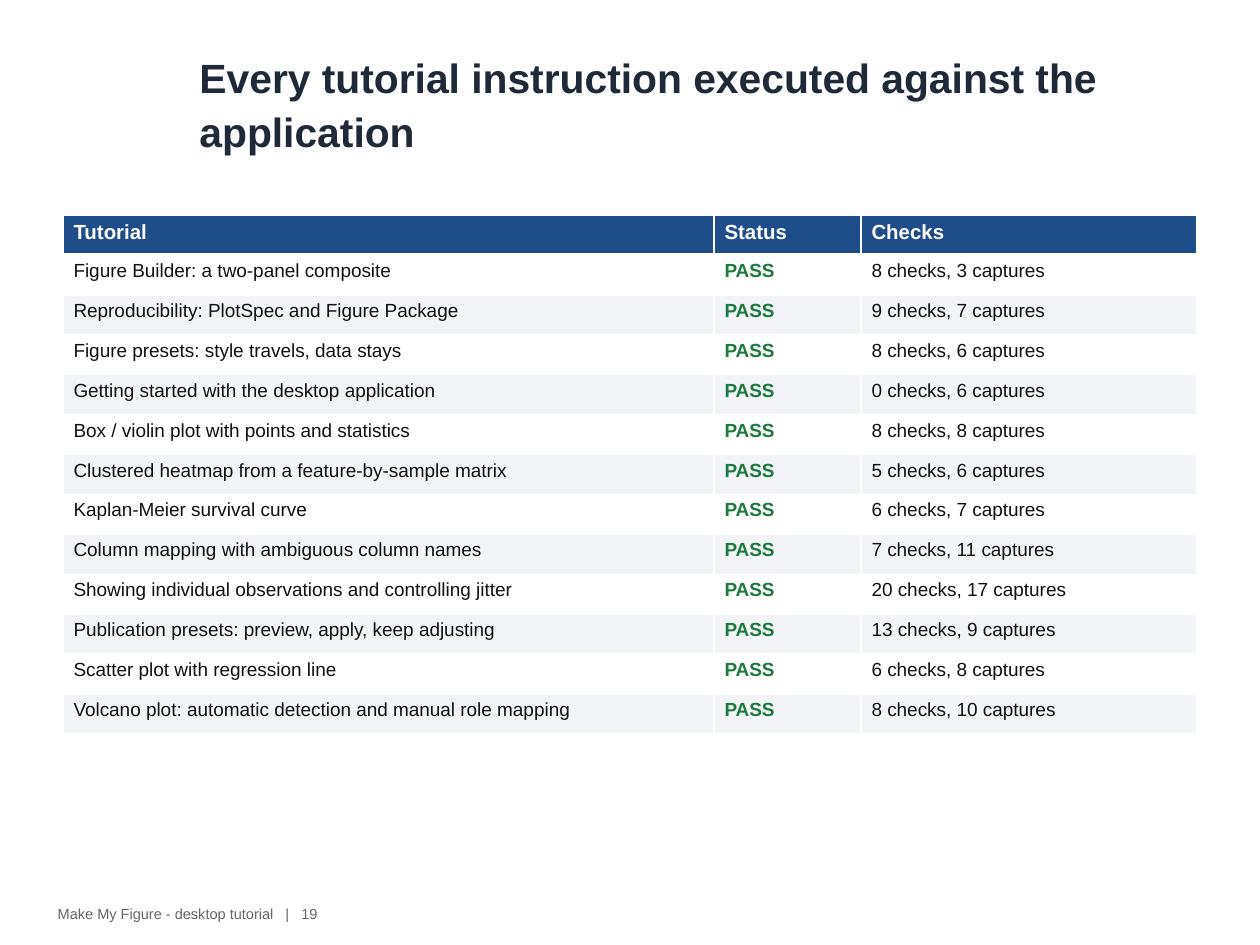
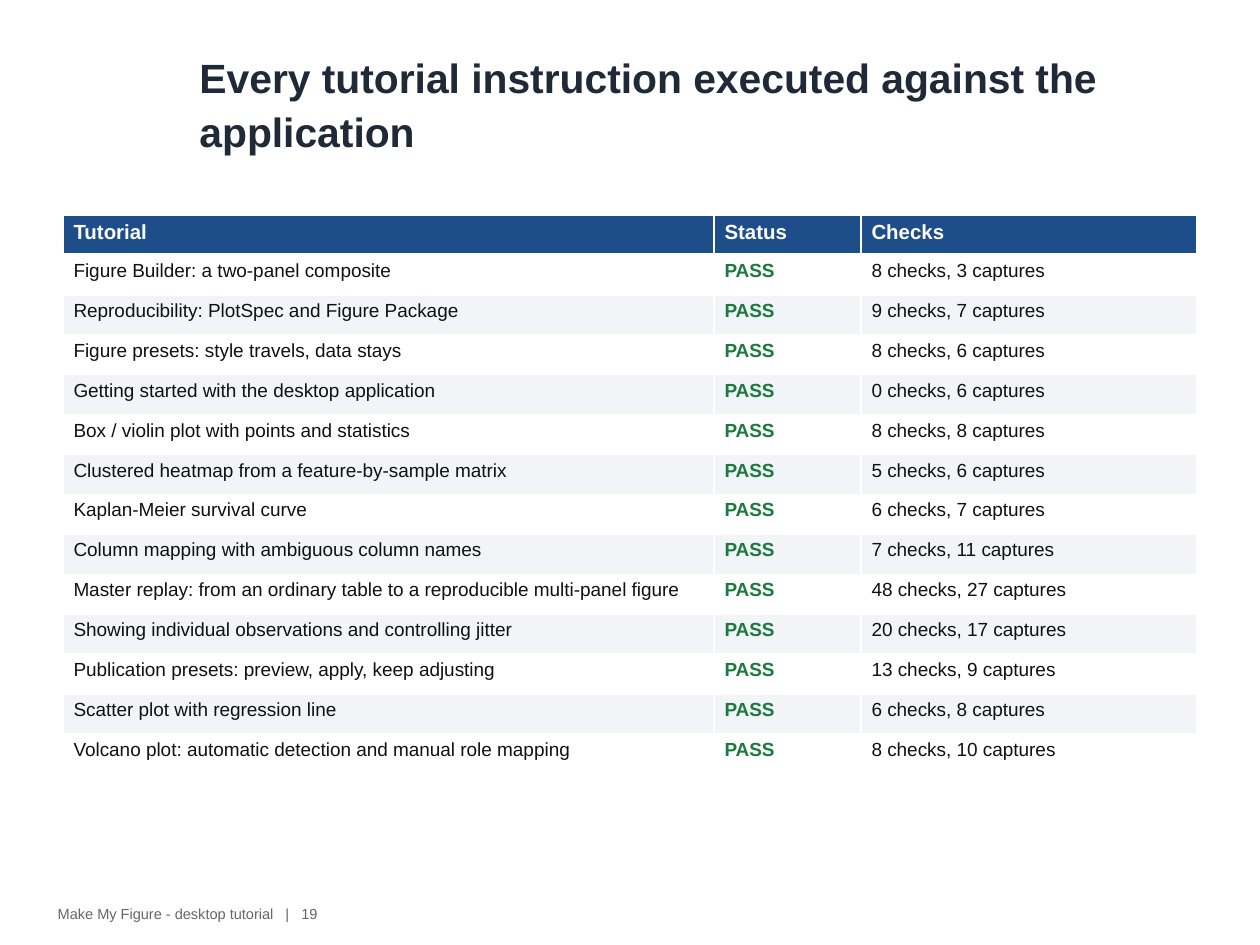
Before and after one commit to surPoudel/make-my-figure, a slide deck: slide 19 of tutorial/slides/MakeMyFigure_Tutorial_Seminar.pptx. Drawn at 1260x945 pixels with LibreOffice and Linux fonts; fonts in the diff are those of the drawing; background and template pictures are left out. Boxes give left, top, right and bottom in pixels: in the first picture for what was removed or moved away, otherwise in the second. Text is boxed around its words. In the diff, an @@ line names an element or a change of style, - is before the commit and + after.

```diff
--- a/tutorial/slides/MakeMyFigure_Tutorial_Seminar.pptx
+++ b/tutorial/slides/MakeMyFigure_Tutorial_Seminar.pptx
@@ table at <box>63,215,1197,774</box> @@
+row 10: Master replay: from an ordinary table to a reproducible multi-panel figure | PASS | 48 checks, 27 captures
```
Also in this commit, not shown: 6 other slides changed, 3 slides added, 5 other files.
